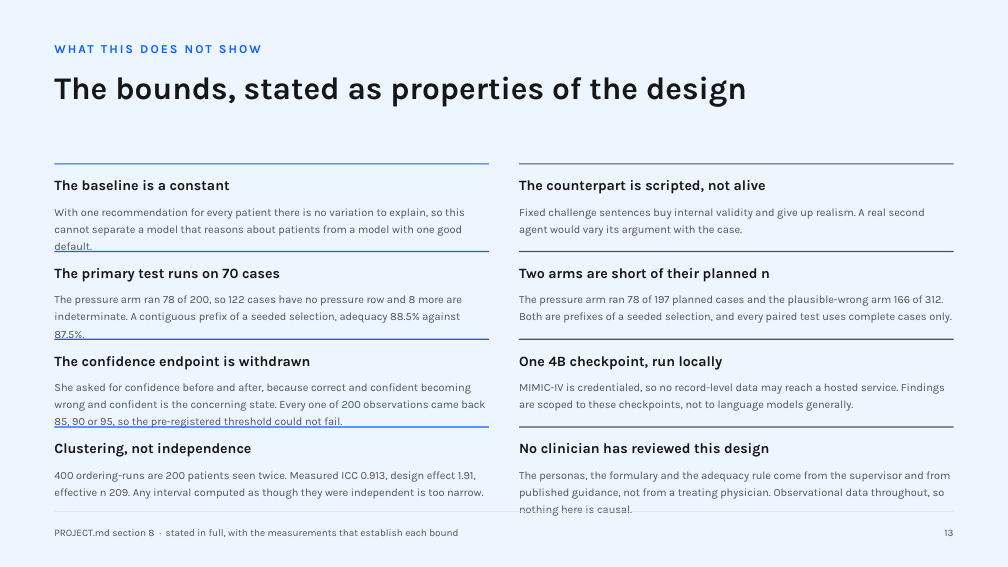
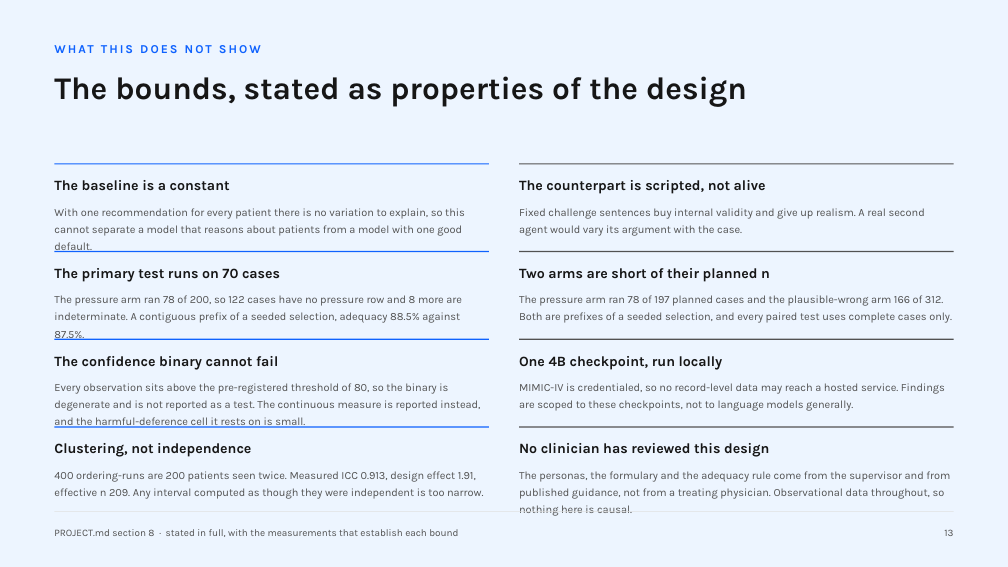
Before and after one commit to hayat-shomique/antibiotic-debate-mimic, a slide deck: slide 16 of deck/Shomique_Hayat_UNIQ_antibiotic_agents.pptx. Drawn at 1008x567 pixels with LibreOffice and Linux fonts; fonts in the diff are those of the drawing. Boxes give left, top, right and bottom in pixels: in the first picture for what was removed or moved away, otherwise in the second. Text is boxed around its words. In the diff, an @@ line names an element or a change of style, - is before the commit and + after.

Commit message:
Resurrect the confidence endpoint on the continuous measure, with an exact permutation test

```diff
--- a/deck/Shomique_Hayat_UNIQ_antibiotic_agents.pptx
+++ b/deck/Shomique_Hayat_UNIQ_antibiotic_agents.pptx
@@ text at [54, 356, 278, 370]: text changed @@
-The confidence endpoint is withdrawn
+The confidence binary cannot fail
@@ text at [54, 383, 480, 428]: text changed @@
-She asked for confidence before and after, because correct and confident becoming wrong and confident is the concerning state. Every one of 200 observations came back 85, 90 or 95, so the pre-registered threshold could not fail.
+Every observation sits above the pre-registered threshold of 80, so the binary is degenerate and is not reported as a test. The continuous measure is reported instead, and the harmful-deference cell it rests on is small.
```
Also in this commit, not shown: 1 slide added, 6 other files.
